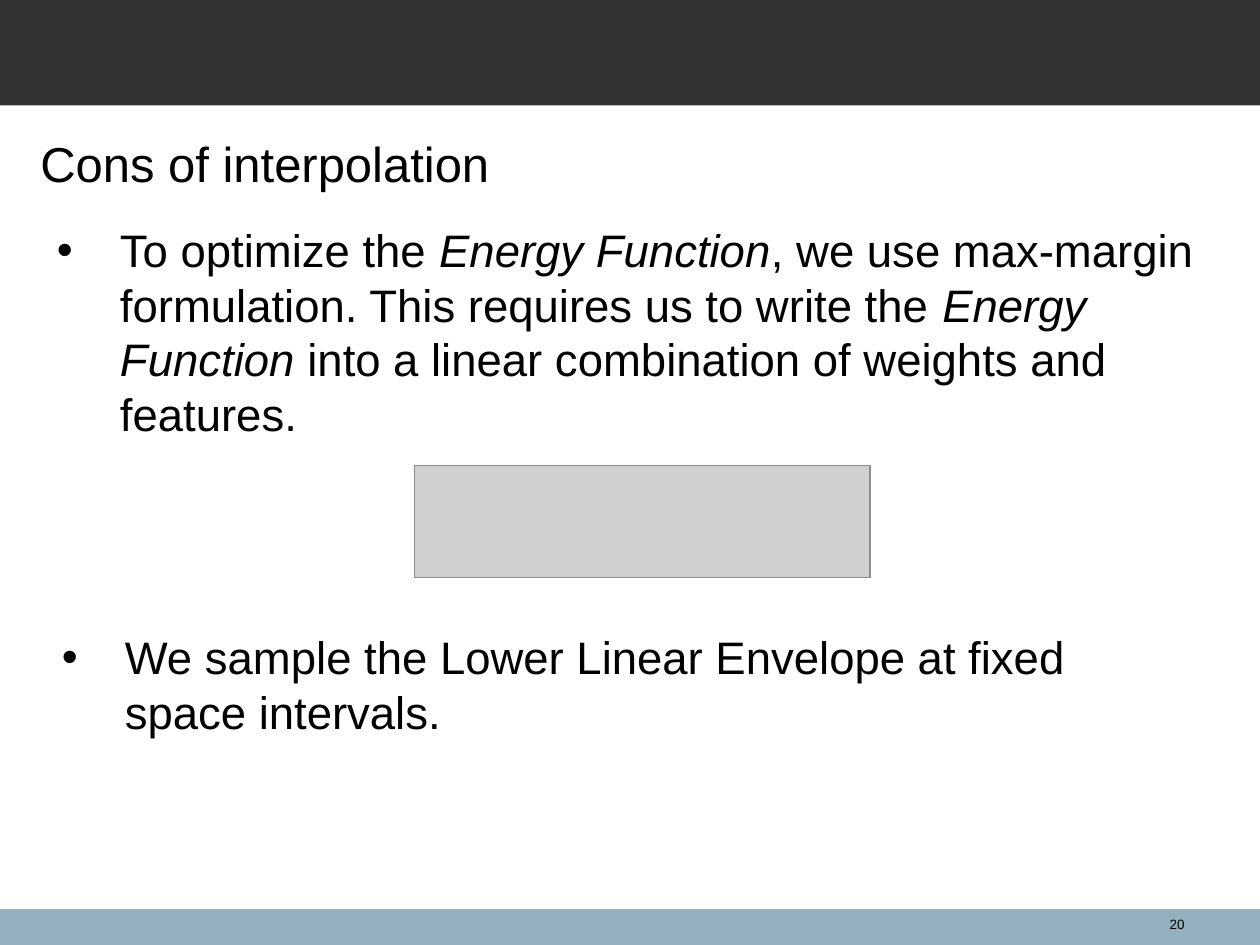
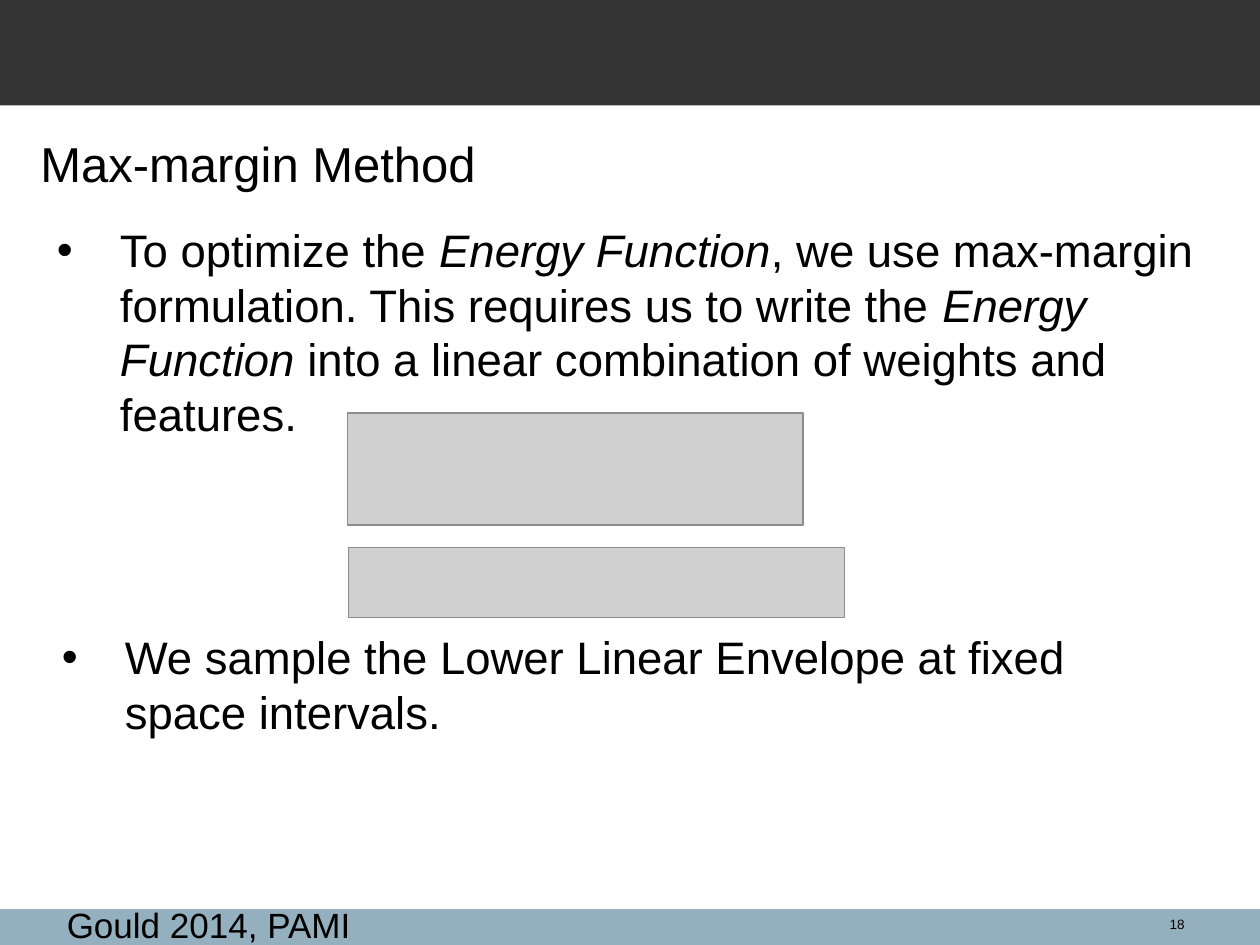
Before and after one commit to spacegoing/ANU_Hounours_Final, a slide deck: slide 18 of FinalTalk/Presentation.ppt (slide 20 before the commit). Drawn at 1260x945 pixels with LibreOffice and Linux fonts; fonts in the diff are those of the drawing; grey boxes stand for pictures; background and template pictures are left out. Boxes give left, top, right and bottom in pixels: in the first picture for what was removed or moved away, otherwise in the second. Text is boxed around its words. In the diff, an @@ line names an element or a change of style, - is before the commit and + after.

```diff
--- a/FinalTalk/Presentation.ppt
+++ b/FinalTalk/Presentation.ppt
@@ text at <box>40,146,475,192</box>: text changed @@
-Cons of interpolation
+Max-margin Method
@@ picture added at <box>348,413,803,525</box> @@
@@ picture: place and size @@
-picture at <box>415,465,869,577</box>
+picture at <box>348,547,844,617</box>
@@ text added at <box>67,912,350,943</box>, 20 pt, text #000000 @@
+Gould 2014, PAMI
@@ page number at <box>1170,919,1185,929</box>: text changed @@
-20
+18
```
Also in this commit, not shown: 13 other slides changed, 4 slides added, 3 slides removed, 3 other files.
